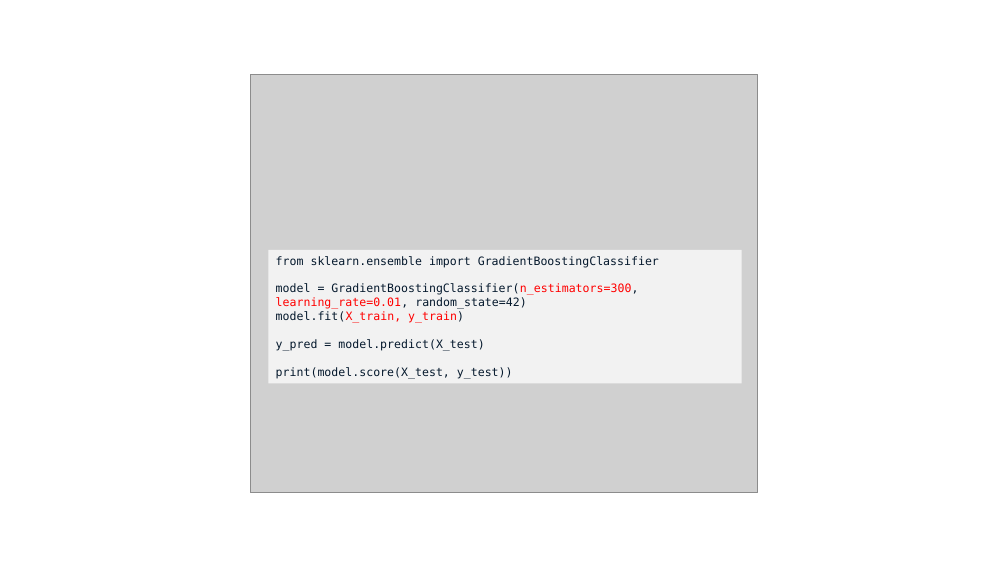
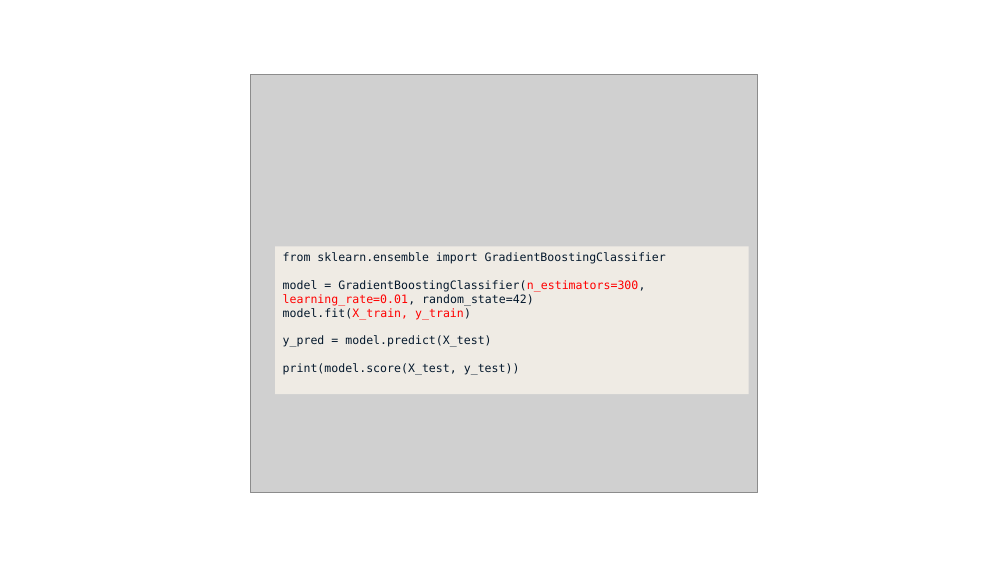
Before and after one commit to JNYH/DataCamp_Assessment, a slide deck: slide 43 of Model_Development.pptx. Drawn at 1008x567 pixels with LibreOffice and Linux fonts; fonts in the diff are those of the drawing; grey boxes stand for pictures. Boxes give left, top, right and bottom in pixels: in the first picture for what was removed or moved away, otherwise in the second. Text is boxed around its words. In the diff, an @@ line names an element or a change of style, - is before the commit and + after.

```diff
--- a/Model_Development.pptx
+++ b/Model_Development.pptx
@@ rectangle "from sklearn.ensemble import GradientBoostingClassifier": place and size @@
-rectangle "from sklearn.ensemble import GradientBoostingClassifier" at (268, 250, 742, 384)
+rectangle "from sklearn.ensemble import GradientBoostingClassifier" at (275, 247, 749, 394)
@@ rectangle "from sklearn.ensemble import GradientBoostingClassifier" at (275, 247, 749, 394): fill #F2F2F2 to #EFEBE4 @@
```
Also in this commit, not shown: 41 other slides changed, 1 slide added, 1 slide removed.
